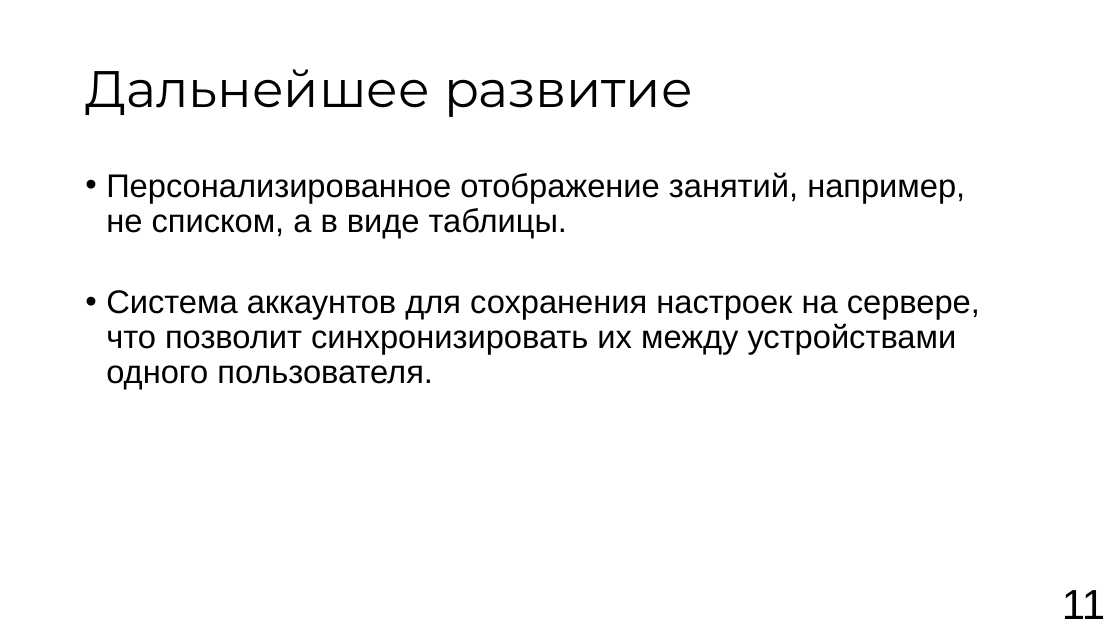
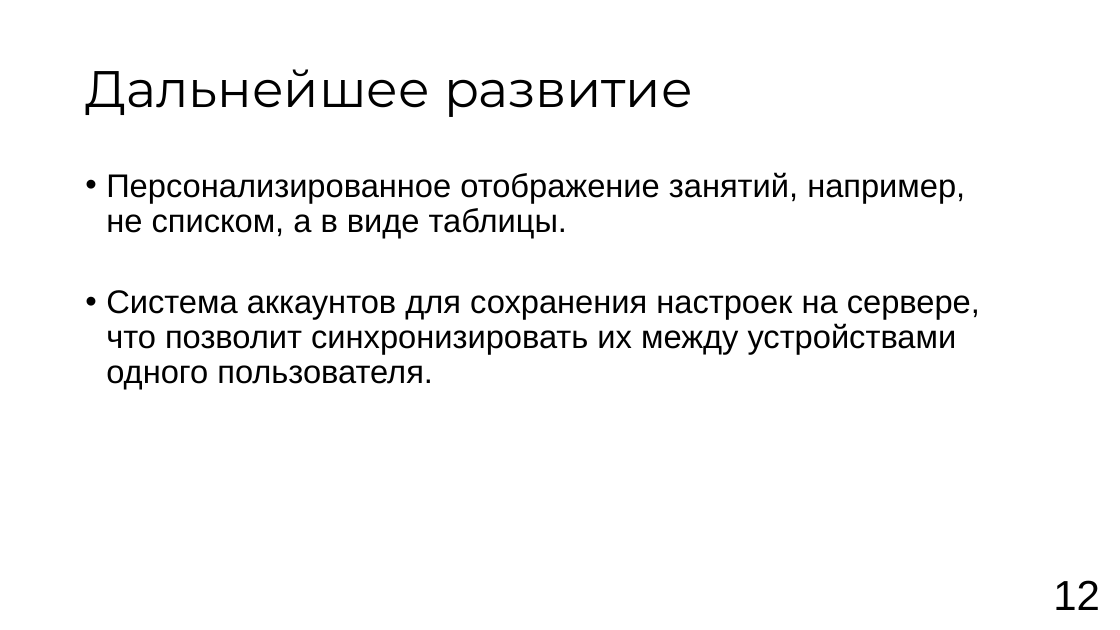
Before and after one commit to vafeenHub/VSU-scientific-activities_6-7-8-semester, a slide deck: slide 12 of Vafeen_3_61_presentation.pptx (slide 11 before the commit). Drawn at 1120x630 pixels with LibreOffice and Linux fonts; fonts in the diff are those of the drawing. Boxes give left, top, right and bottom in pixels: in the first picture for what was removed or moved away, otherwise in the second. Text is boxed around its words. In the diff, an @@ line names an element or a change of style, - is before the commit and + after.

```diff
--- a/Vafeen_3_61_presentation.pptx
+++ b/Vafeen_3_61_presentation.pptx
@@ text at bbox=[1053, 580, 1099, 610]: text changed @@
-11
+12
```
Also in this commit, not shown: 5 other slides changed, 1 slide added, 1 other file.
